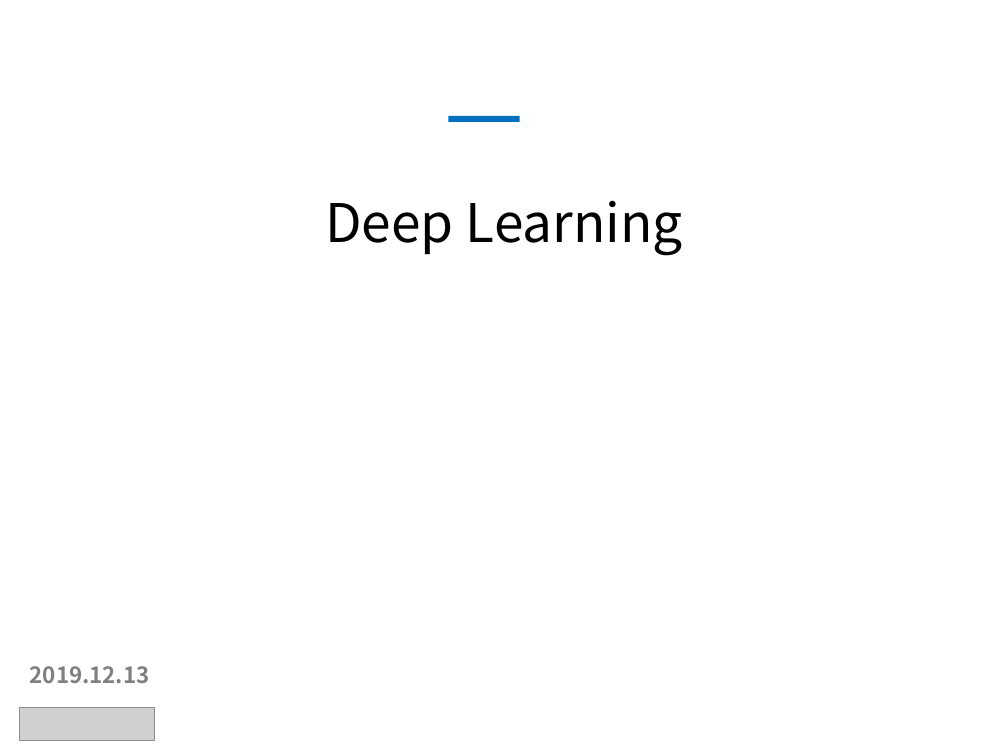
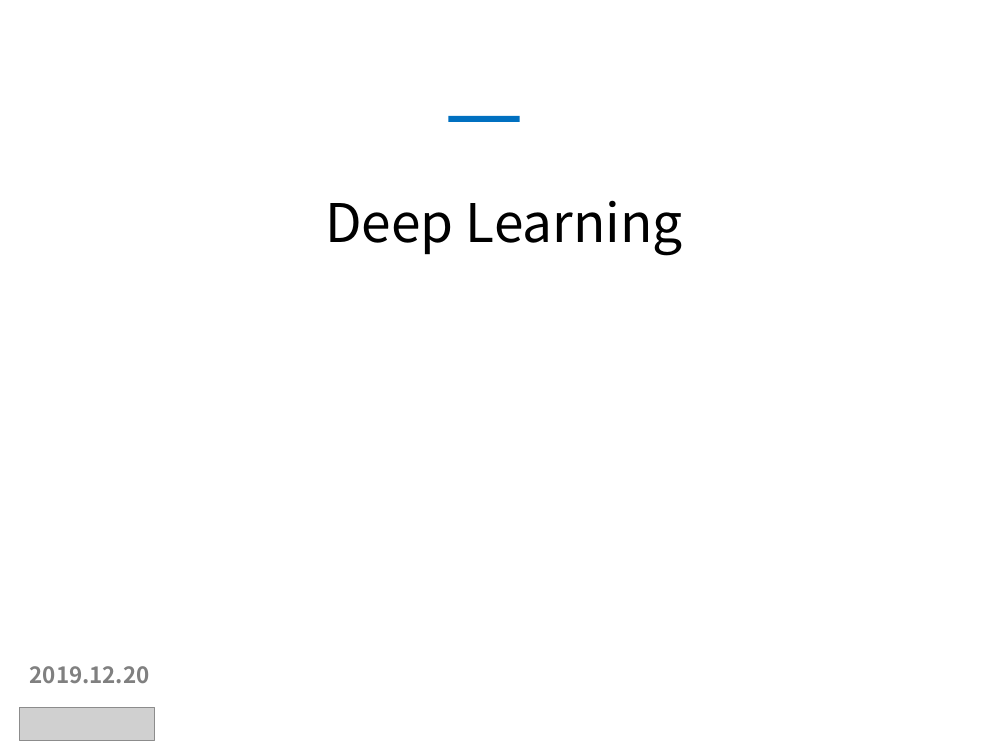
Before and after one commit to Heechul90/Deep_Learning, a slide deck: slide 1 of Study/정리/Deep Learning03.pptx. Drawn at 1008x756 pixels with LibreOffice and Linux fonts; fonts in the diff are those of the drawing; grey boxes stand for pictures; background and template pictures are left out. Boxes give left, top, right and bottom in pixels: in the first picture for what was removed or moved away, otherwise in the second. Text is boxed around its words. In the diff, an @@ line names an element or a change of style, - is before the commit and + after.

```diff
--- a/Study/정리/Deep Learning03.pptx
+++ b/Study/정리/Deep Learning03.pptx
@@ text at (x1=30, y1=666, x2=150, y2=683): text changed @@
-2019.12.13
+2019.12.20
```
Also in this commit, not shown: 6 other files.
